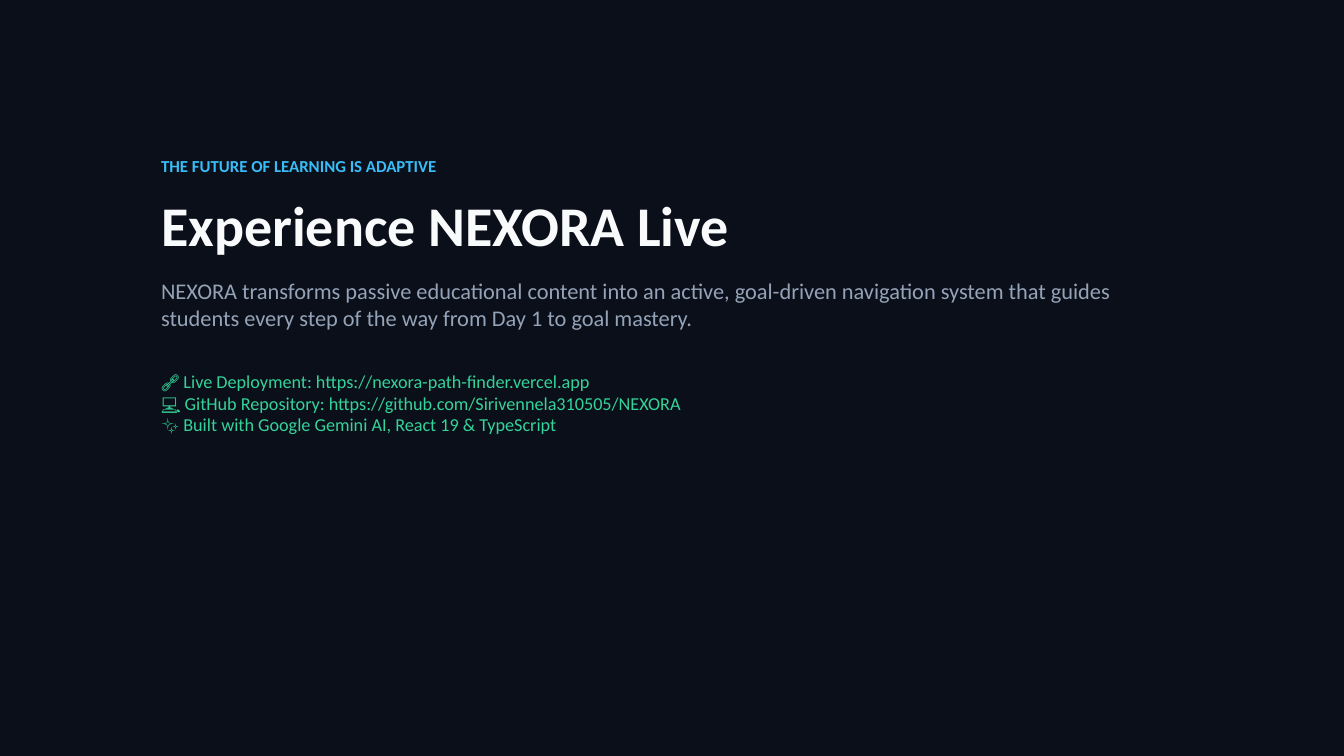
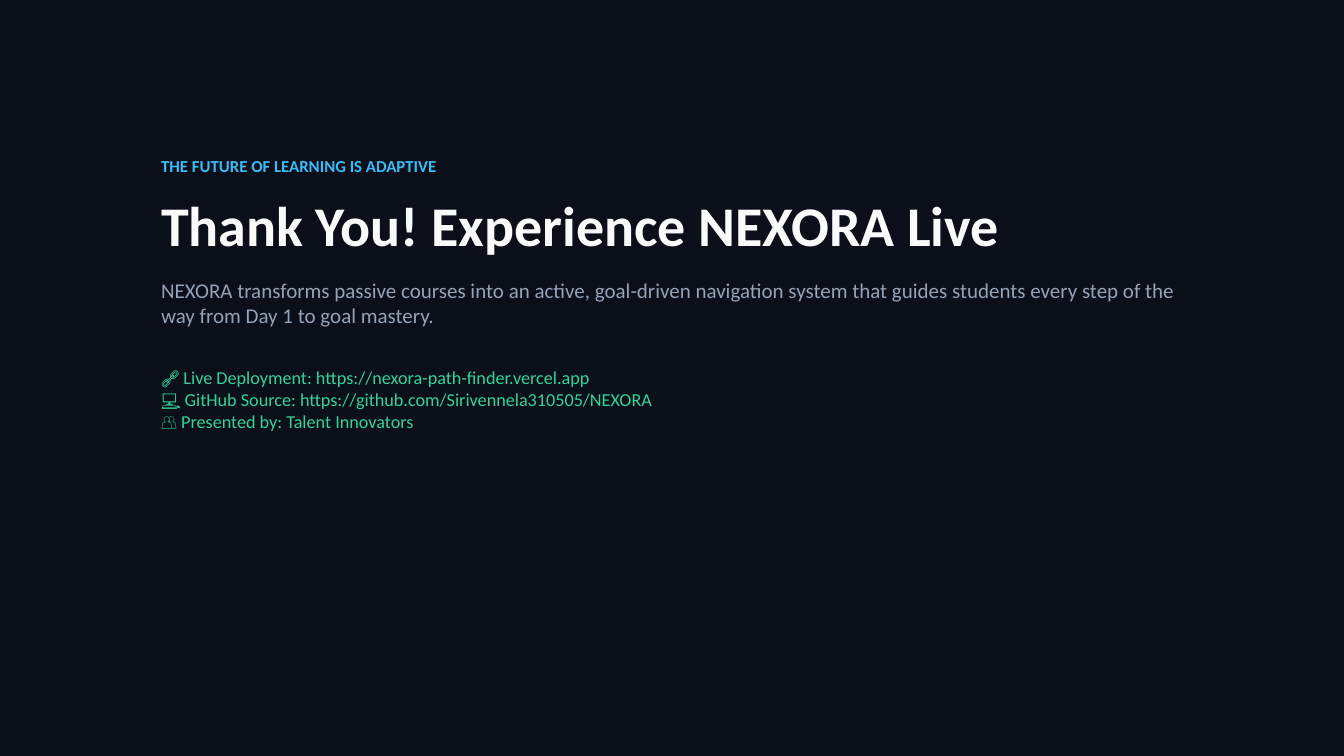
Before and after one commit to Sirivennela310505/NEXORA, a slide deck: slide 8 of NEXORA_Presentation.pptx (slide 7 before the commit). Drawn at 1344x756 pixels with LibreOffice and Linux fonts; fonts in the diff are those of the drawing. Boxes give left, top, right and bottom in pixels: in the first picture for what was removed or moved away, otherwise in the second. Text is boxed around its words. In the diff, an @@ line names an element or a change of style, - is before the commit and + after.

```diff
--- a/NEXORA_Presentation.pptx
+++ b/NEXORA_Presentation.pptx
@@ text at [161,206,1173,431]: text changed @@
-Experience NEXORA Live
-NEXORA transforms passive educational content into an active, goal-driven navigation system that guides students every step of the way from Day 1 to goal mastery.
-🔗 Live Deployment: https://nexora-path-finder.vercel.app
-💻 GitHub Repository: https://github.com/Sirivennela310505/NEXORA
-✨ Built with Google Gemini AI, React 19 & TypeScript
+Thank You! Experience NEXORA Live
+NEXORA transforms passive courses into an active, goal-driven navigation system that guides students every step of the way from Day 1 to goal mastery.
+🔗 Live Deployment: https://nexora-path-finder.vercel.app
+💻 GitHub Source: https://github.com/Sirivennela310505/NEXORA
+👥 Presented by: Talent Innovators
```
Also in this commit, not shown: 5 other slides changed, 2 slides added, 1 slide removed, 3 other files.
